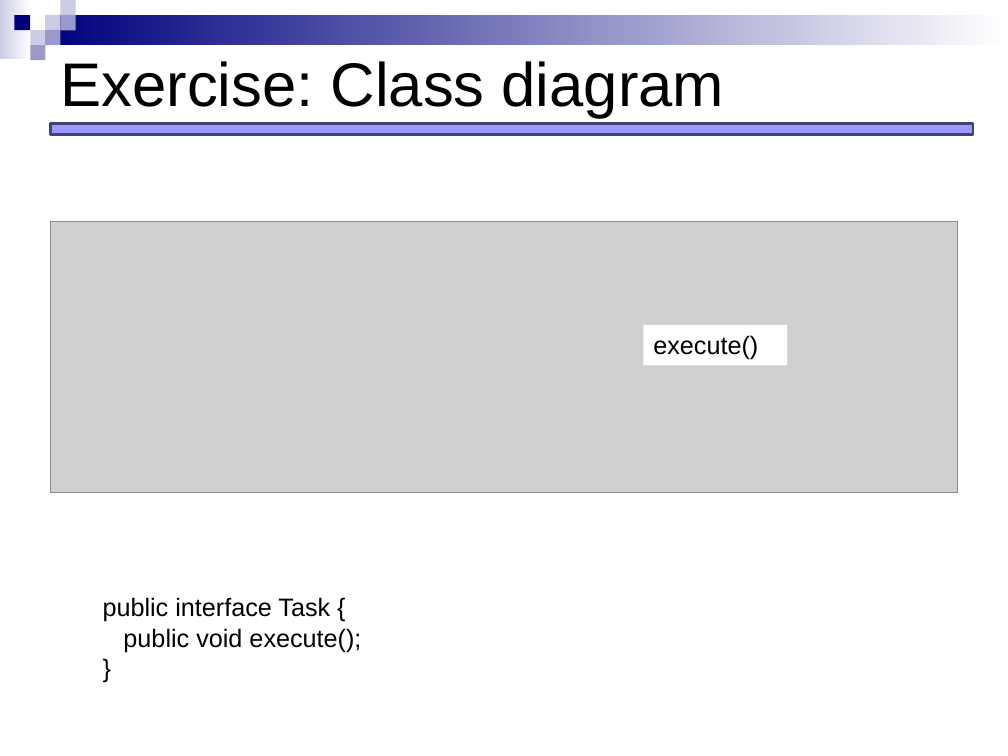
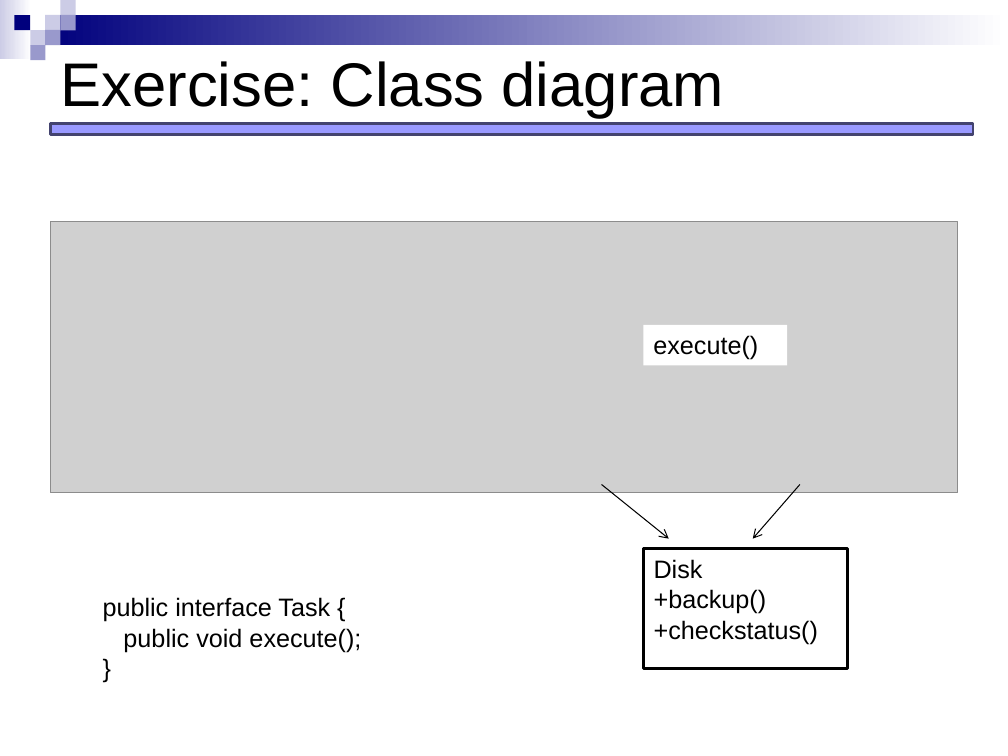
Before and after one commit to JCEleanor/CSCI-598-notes, a slide deck: slide 18 of lecture-slides/Behavioral_command_memento.pptx. Drawn at 1008x756 pixels with LibreOffice and Linux fonts; fonts in the diff are those of the drawing; grey boxes stand for pictures. Boxes give left, top, right and bottom in pixels: in the first picture for what was removed or moved away, otherwise in the second. Text is boxed around its words. In the diff, an @@ line names an element or a change of style, - is before the commit and + after.

```diff
--- a/lecture-slides/Behavioral_command_memento.pptx
+++ b/lecture-slides/Behavioral_command_memento.pptx
@@ arrow added from (602, 485) to (668, 538), #000000 0.75 pt @@
@@ arrow added from (800, 485) to (753, 538), #000000 0.75 pt @@
@@ rectangle added at [643,548,847,668], fill #FFFFFF, outline #000000 2 pt, 18 pt, text #000000 @@
+Disk
++backup()
++checkstatus()
```
Also in this commit, not shown: 25 other slides changed, 1 slide added, 4 other files.
